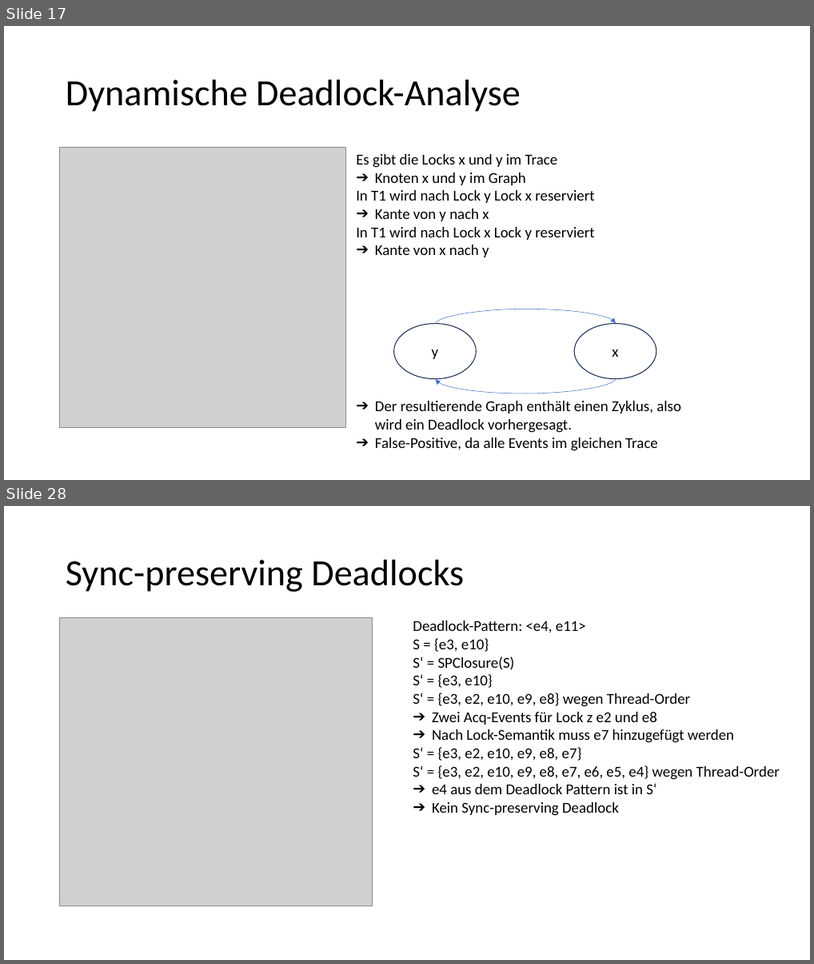
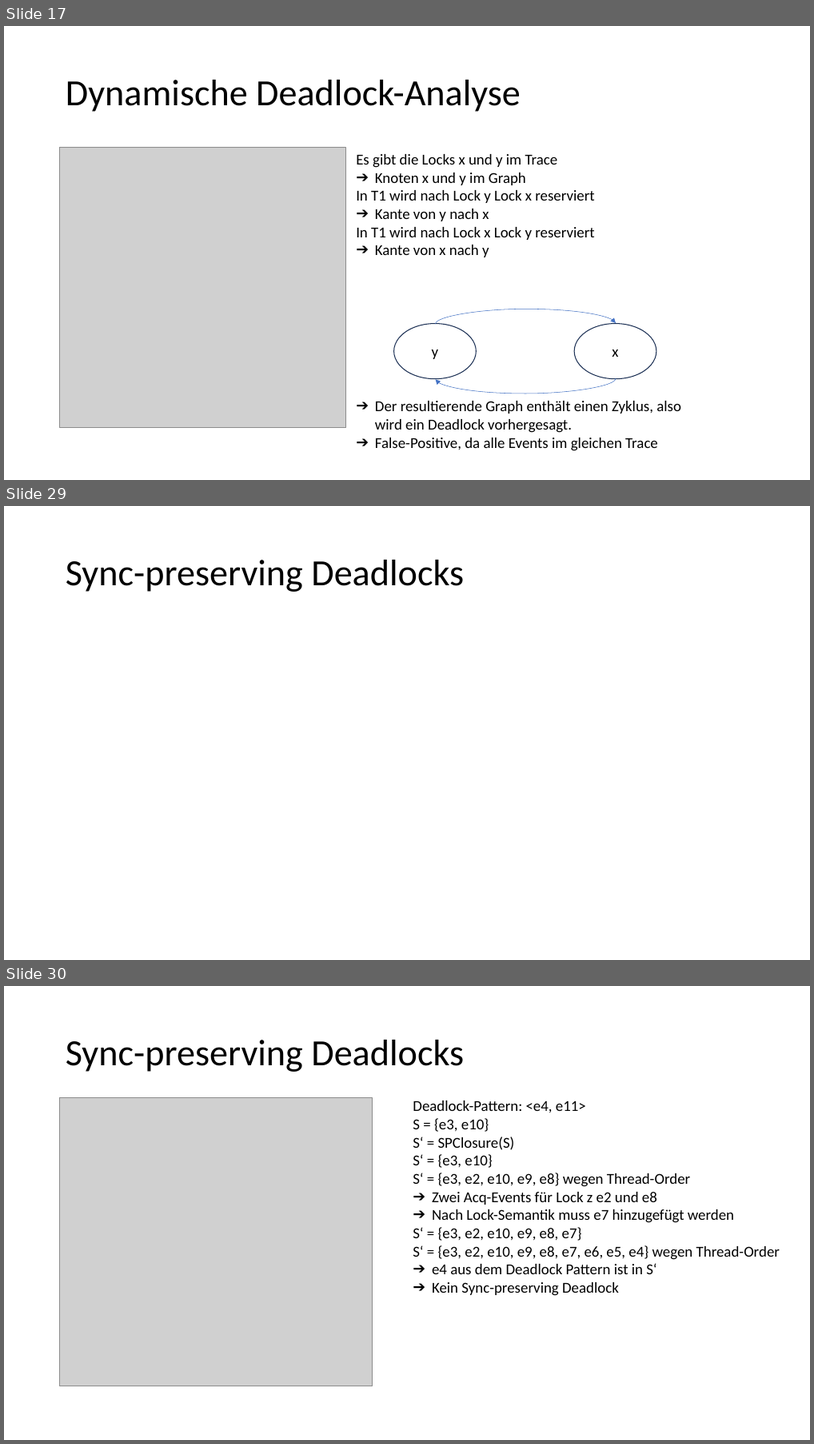
Before and after one commit to HuBaX/Seminararbeit, a slide deck: Sound Dynamic Deadlock Prediction in Linear Time.pptx. Shown one above the other, each under a label of ours: slides 17 and 28 before the commit, slides 17, 29 and 30 after it; the slides between them are not shown. The pictures are 814x964 and 814x1444 pixels, drawn with LibreOffice and Linux fonts; fonts in the diff are those of the drawing; grey boxes stand for pictures. Boxes give left, top, right and bottom in pixels: in the first picture for what was removed or moved away, otherwise in the second. Text is boxed around its words. In the diff, an @@ line names an element or a change of style, - is before the commit and + after.

```diff
--- a/Sound Dynamic Deadlock Prediction in Linear Time.pptx
+++ b/Sound Dynamic Deadlock Prediction in Linear Time.pptx
@@ slide 29 added at (4, 506, 810, 960), background #FFFFFF @@
@@ title added at (66, 560, 464, 592), 44 pt, text #000000 @@
+Sync-preserving Deadlocks
@@ what was slide 28 is now slide 30 @@
```
Also in this commit, not shown: 10 slides changed, 2 other slides added, 1 slide removed, 1 other file.
